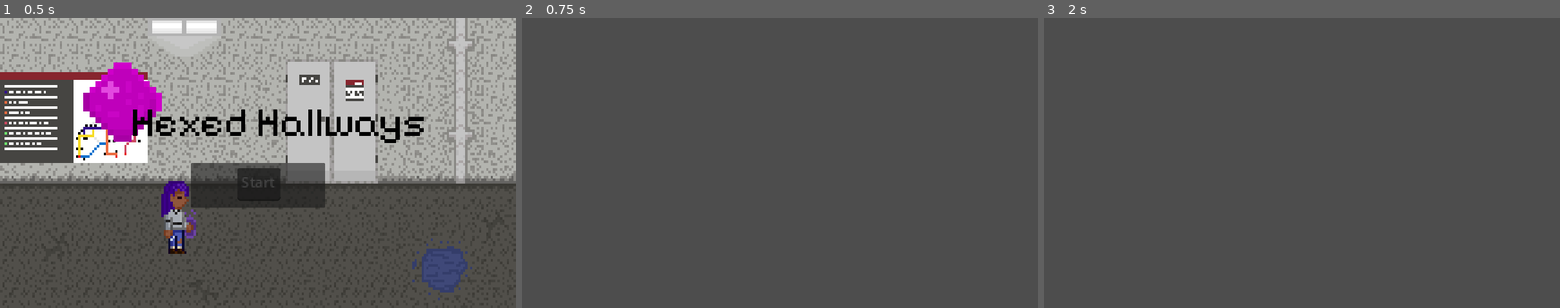
Above: before the commit, frames 1-3 (left to right).
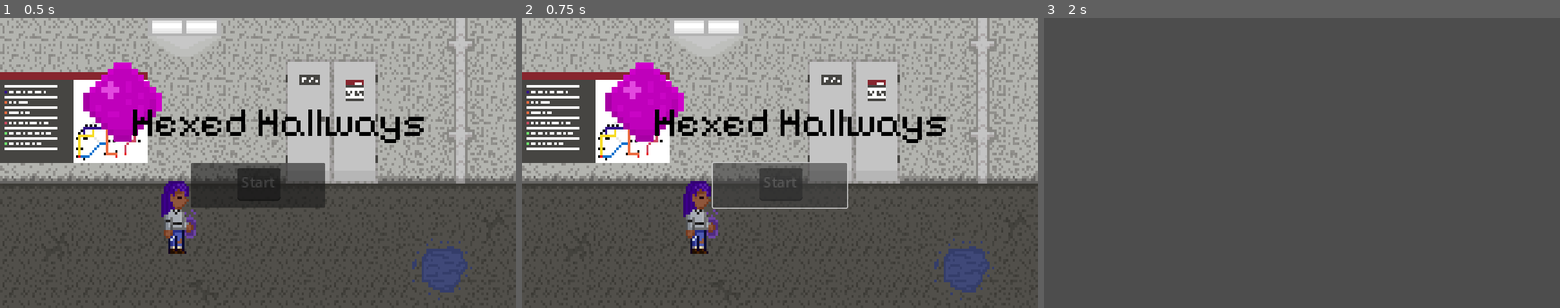
Above: after the commit, the same moments.

Repository: AP1506/CUJamSep24
Game: Godot game, scene res://main_menu.tscn
The game is run twice, just before and just after one commit, with the same random seed, the same clock (stepped at 60 frames per second) and the same inputs.
Inputs (mouse positions are in pixels of both pictures, inside the frame that each line leads up to):
- Up to frame 1 (0.5 s): no input
- Up to frame 2 (0.75 s): click (780, 186) at 0.5 s
- Up to frame 3 (2 s): tap Enter at 1.25 s; move the mouse to (1415, 148) at 1.27 s; press the mouse at (1415, 148) at 1.28 s; hold D (move_right) from 1.28 s (still down)

Frame 1 is identical in both runs. In frame 2, 55% of the frame differs, in the area x 0-100%, y 0-98%; in frame 3, nothing differs.

Commit message:
Faded music
Fades the music when pressing start.

Diff:
--- a/main_menu.gd
+++ b/main_menu.gd
@@ -12,4 +12,11 @@
 
 
 func _on_button_pressed() -> void:
+	var audioLevel = $AudioStreamPlayer.get_volume_db()
+	while true:
+		$AudioStreamPlayer.set_volume_db(audioLevel)
+		audioLevel = audioLevel-1
+		await(get_tree().create_timer(0.06).timeout)
+		if $AudioStreamPlayer.get_volume_db() < -30:
+			break
 	get_tree().change_scene_to_file("res://main.tscn")
